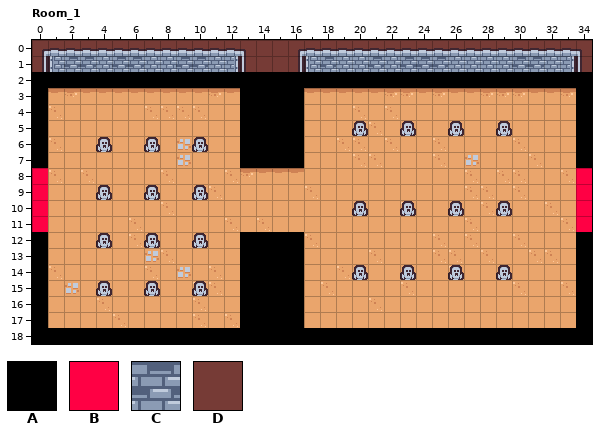
LDtk project -- assets/map.ldtk. That is the earlier state.
Cells are 16x16 px. Shown: Room_1 x 0..34, y 0..18. The commit also changed other parts of the map, which this record leaves out.
Key: from "Collision": A 1 "Collider", B 2 "Door"; from "Terrain": C 1 "Wall", D 2 "Ceiling".
_ is an empty cell.
Layers that did not change in this view are not listed.
Layer "Background" before, first column x 0:
 0 DDDDDDDDDDDDDDDDDDDDDDDDDDDDDDDDDDD
 1 DCCCCCCCCCCCCDDDDCCCCCCCCCCCCCCCCCD
 2 DCCCCCCCCCCCCDDDDCCCCCCCCCCCCCCCCCD
 3 D____________DDDD_________________D
 4 D____________DDDD_________________D
 5 D____________DDDD_________________D
 6 C____________CCCC_________________C
 7 C____________CCCC_________________C
 8 ___________________________________
 9 ___________________________________
10 ___________________________________
11 ___________________________________
12 D____________DDDD_________________D
13 D____________DDDD_________________D
14 D____________DDDD_________________D
15 D____________DDDD_________________D
16 D____________DDDD_________________D
17 D____________DDDD_________________D
18 DDDDDDDDDDDDDDDDDDDDDDDDDDDDDDDDDDD
Layer "Collision" before, first column x 0:
 0 ___________________________________
 1 ___________________________________
 2 AAAAAAAAAAAAAAAAAAAAAAAAAAAAAAAAAAA
 3 A____________AAAA_________________A
 4 A____________AAAA_________________A
 5 A____________AAAA_________________A
 6 A____________AAAA_________________A
 7 A____________AAAA_________________A
 8 B_________________________________B
 9 B_________________________________B
10 B_________________________________B
11 B_________________________________B
12 A____________AAAA_________________A
13 A____________AAAA_________________A
14 A____________AAAA_________________A
15 A____________AAAA_________________A
16 A____________AAAA_________________A
17 A____________AAAA_________________A
18 AAAAAAAAAAAAAAAAAAAAAAAAAAAAAAAAAAA
New version:
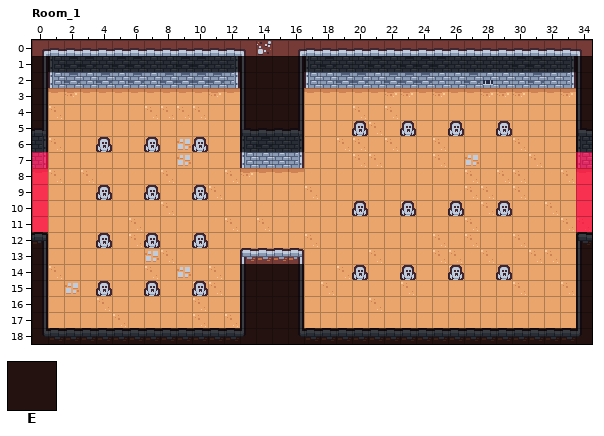
Further tiles: from "Foreground": E 2 "Ceiling".
Tiles of an added or newly shown layer are drawn over the layers below it.
See-through tiles are keyed as they look on the map.
The exact change:
Changed rows in their new state; . is an unchanged cell.
layer "Collision" opacity 100% -> 70%
Layer "Background":
first column x 0:
 0 .............._....................
 1 _............____................._
 2 _............____................._
 3 _............____................._
 4 _............____................._
 5 _............____................._
first column x 0:
12 _............____................._
13 _............____................._
14 _............____................._
15 _............____................._
16 _............____................._
17 _............____................._
18 ___________________________________
Layer "Foreground" (added):
first column x 0:
 0 ..............E....................
 1 E............EEEE.................E
 2 E............EEEE.................E
 3 E............EEEE.................E
 4 E............EEEE.................E
 5 E............EEEE.................E
first column x 0:
12 E.................................E
13 E............EEEE.................E
14 E............EEEE.................E
15 E............EEEE.................E
16 E............EEEE.................E
17 E............EEEE.................E
18 EEEEEEEEEEEEEEEEEEEEEEEEEEEEEEEEEEE
Layer "Collision":
first column x 0:
 1 AAAAAAAAAAAAAAAAAAAAAAAAAAAAAAAAAAA
 2 .____________...._________________.
first column x 0:
 7 B............____.................B
first column x 13:
12 ____
13 ____
